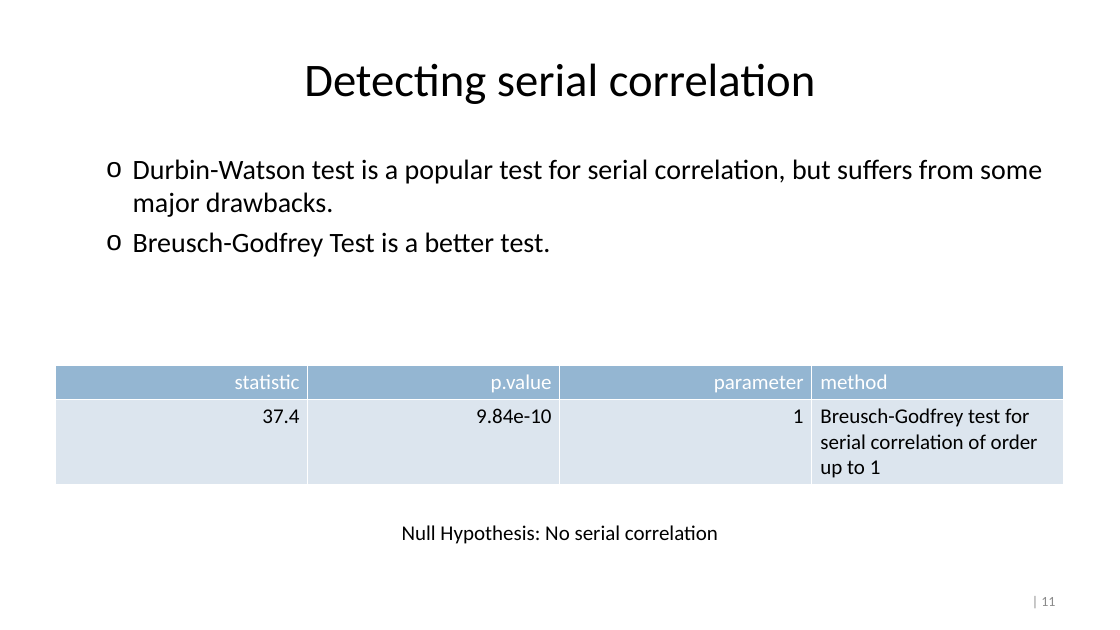
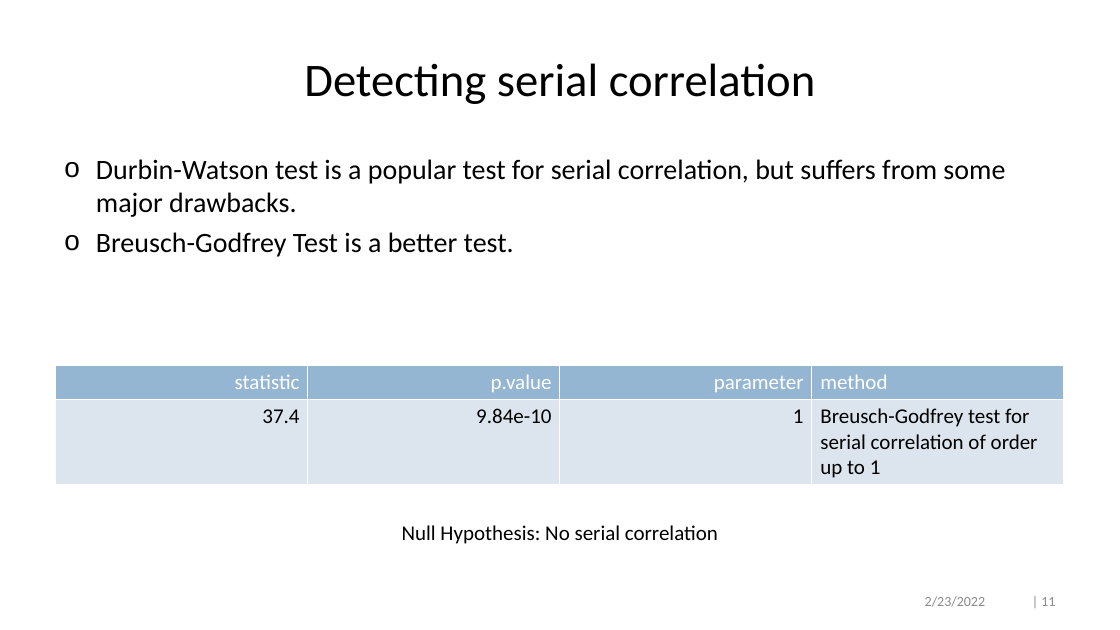
Before and after one commit to crossxwill/Northwestern_MSIA_2022, a slide deck: slide 11 of time_series_regression.pptx. Drawn at 1120x630 pixels with LibreOffice and Linux fonts; fonts in the diff are those of the drawing. Boxes give left, top, right and bottom in pixels: in the first picture for what was removed or moved away, otherwise in the second. Text is boxed around its words. In the diff, an @@ line names an element or a change of style, - is before the commit and + after.

```diff
--- a/time_series_regression.pptx
+++ b/time_series_regression.pptx
@@ text "Durbin-Watson test is a popular ..." at [96, 159, 1005, 257]: list level 2 to 1 in "Durbin-Watson test is a popular ..."; list level 2 to 1 in "Breusch-Godfrey Test is a better ..." @@
@@ text added at [925, 596, 985, 607], 12 pt, text #8C8C8C @@
+2/23/2022
```
Also in this commit, not shown: 30 other slides changed, 2 other files.
